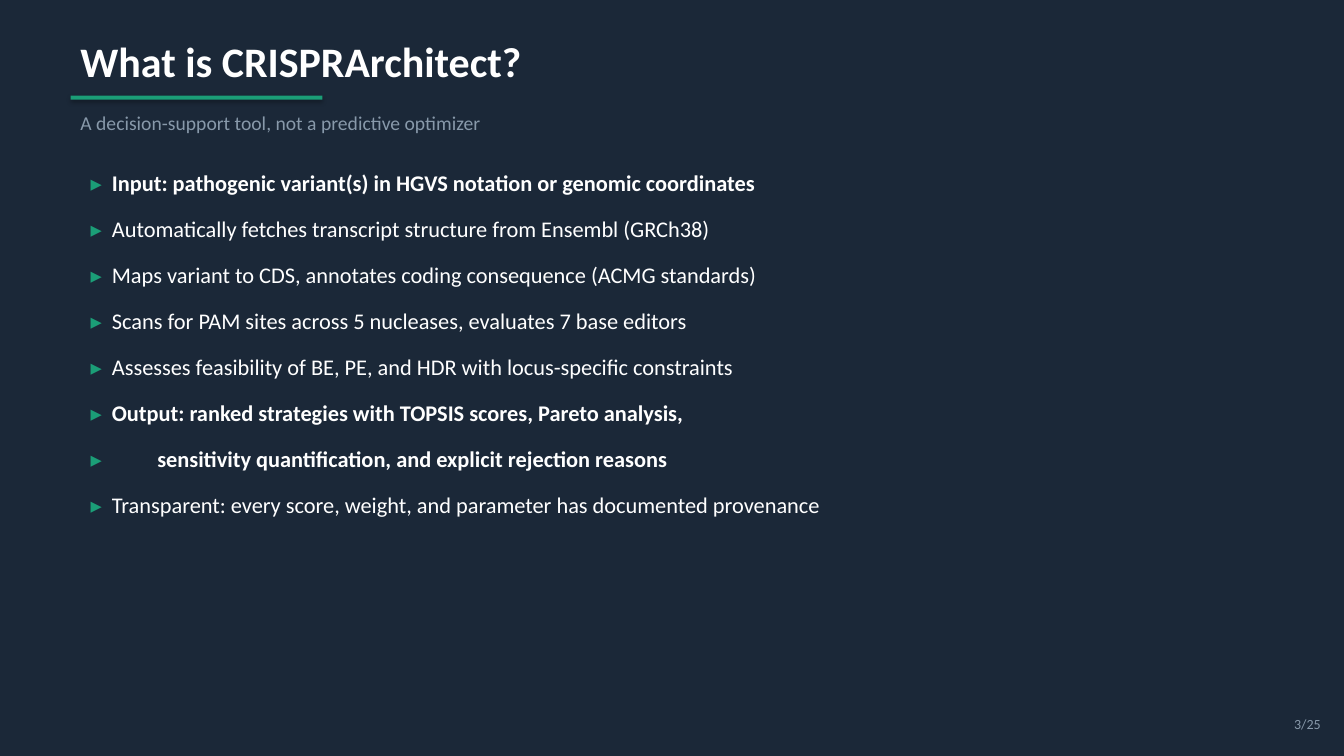
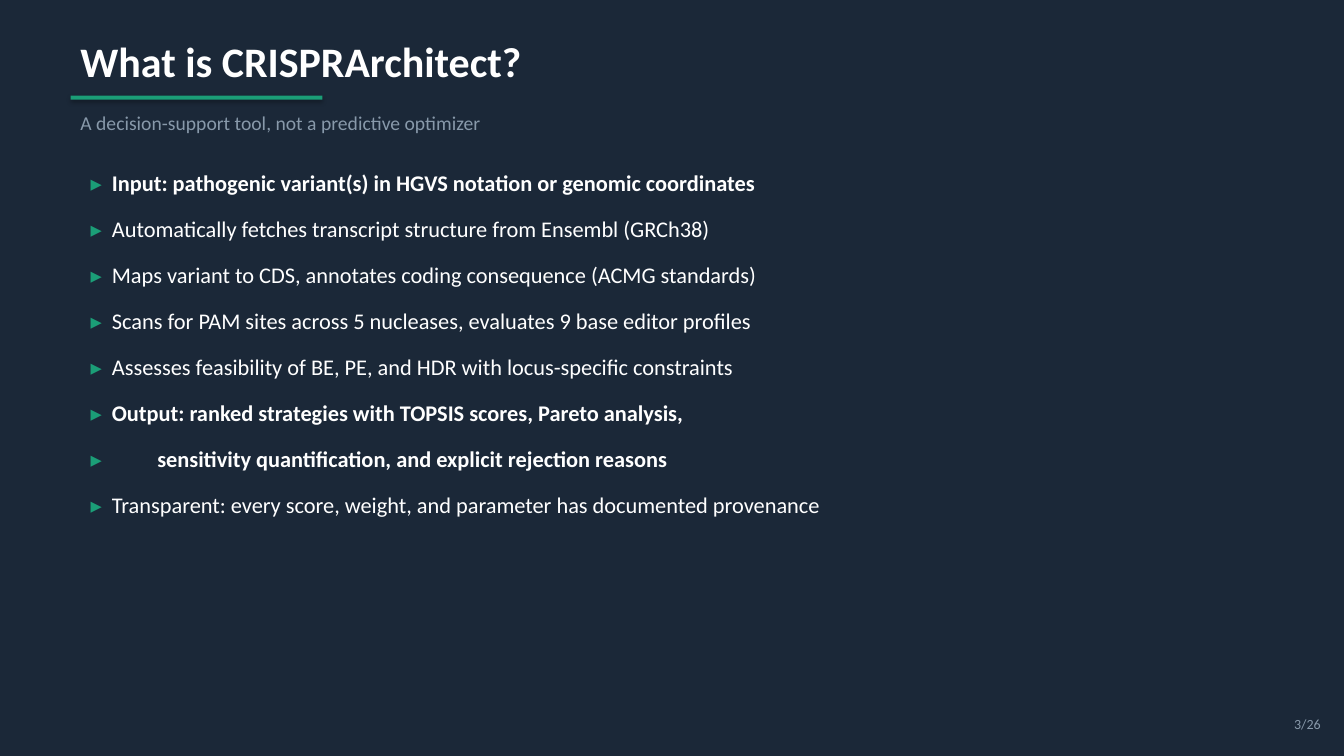
Before and after one commit to visvikbharti/CRISPRArchitect, a slide deck: slide 3 of paper/CRISPRArchitect_v3_LabMeeting.pptx. Drawn at 1344x756 pixels with LibreOffice and Linux fonts; fonts in the diff are those of the drawing. Boxes give left, top, right and bottom in pixels: in the first picture for what was removed or moved away, otherwise in the second. Text is boxed around its words. In the diff, an @@ line names an element or a change of style, - is before the commit and + after.

```diff
--- a/paper/CRISPRArchitect_v3_LabMeeting.pptx
+++ b/paper/CRISPRArchitect_v3_LabMeeting.pptx
@@ text at (112,313,751,333): text changed @@
-▸ Scans for PAM sites across 5 nucleases, evaluates 7 base editors
+▸ Scans for PAM sites across 5 nucleases, evaluates 9 base editor profiles
```
Also in this commit, not shown: 24 other slides changed, 1 slide added, 11 other files.
